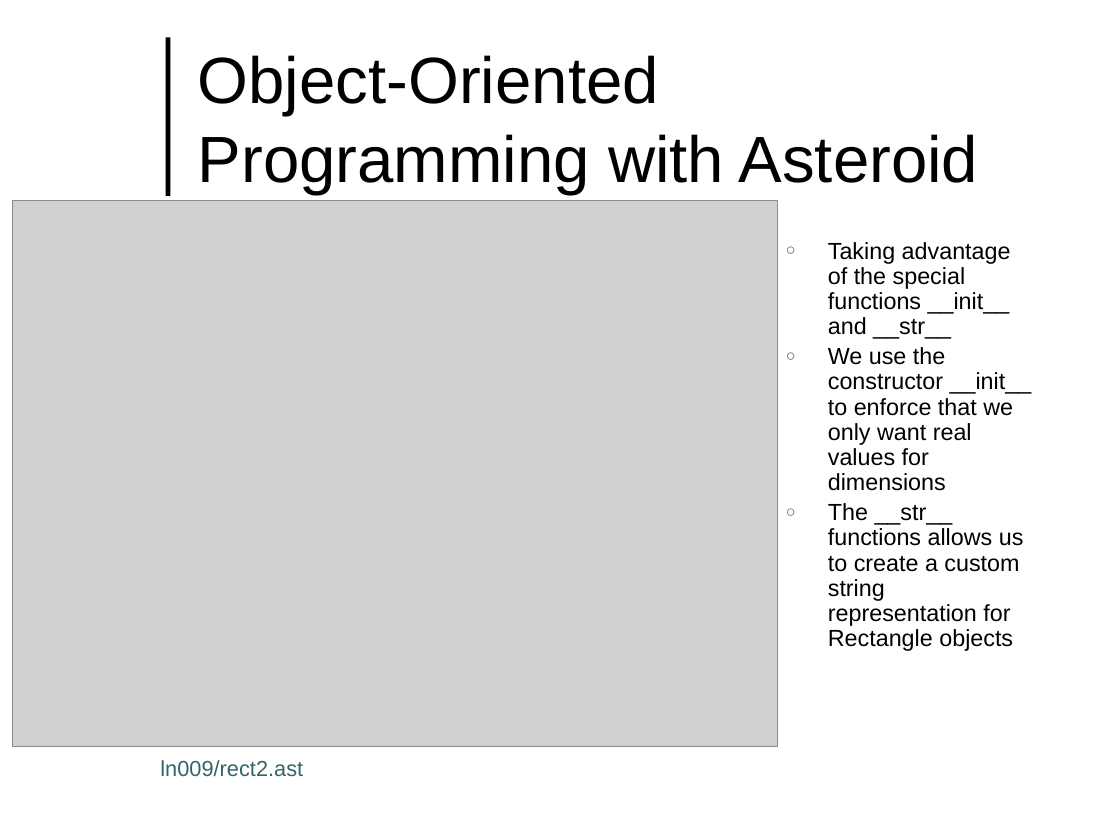
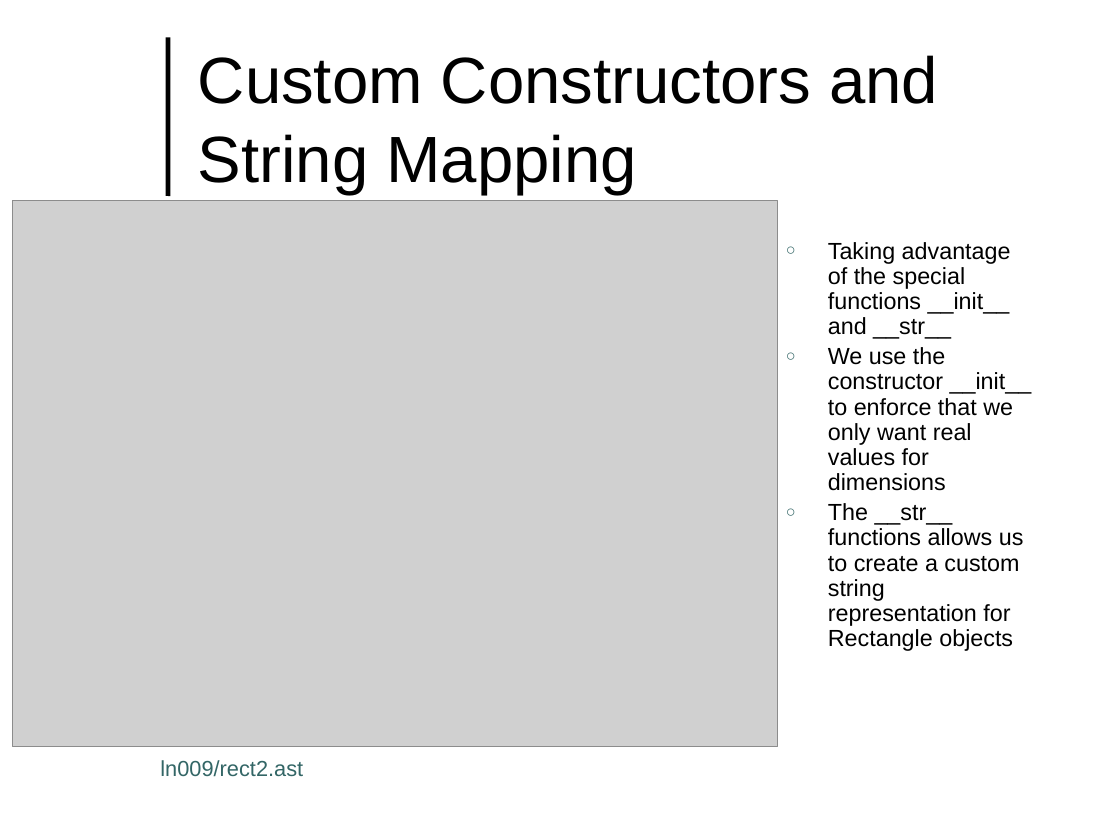
Before and after one commit to lutzhamel/CSC493, a slide deck: slide 4 of notes/csc493-ln009.pptx (slide 3 before the commit). Drawn at 1120x840 pixels with LibreOffice and Linux fonts; fonts in the diff are those of the drawing; grey boxes stand for pictures; background and template pictures are left out. Boxes give left, top, right and bottom in pixels: in the first picture for what was removed or moved away, otherwise in the second. Text is boxed around its words. In the diff, an @@ line names an element or a change of style, - is before the commit and + after.

```diff
--- a/notes/csc493-ln009.pptx
+++ b/notes/csc493-ln009.pptx
@@ title at [198,55,938,194]: text changed @@
-Object-Oriented Programming with Asteroid
+Custom Constructors and String Mapping
```
Also in this commit, not shown: 1 other slide changed, 7 slides added, 12 other files.
